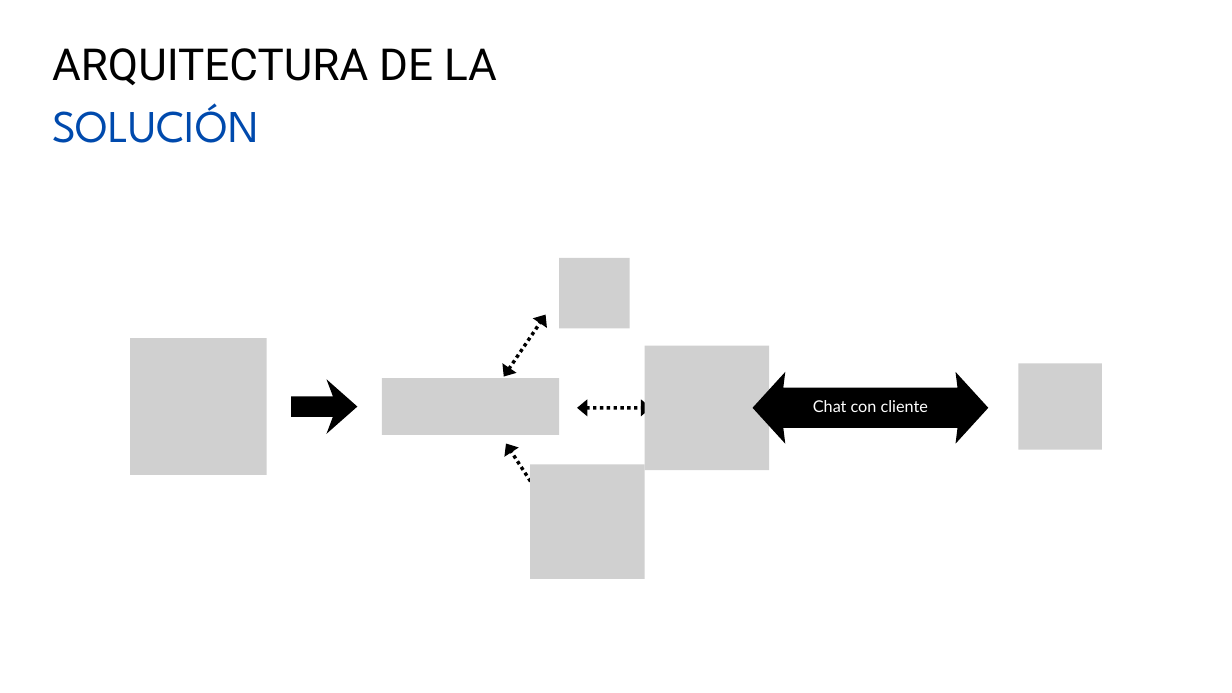
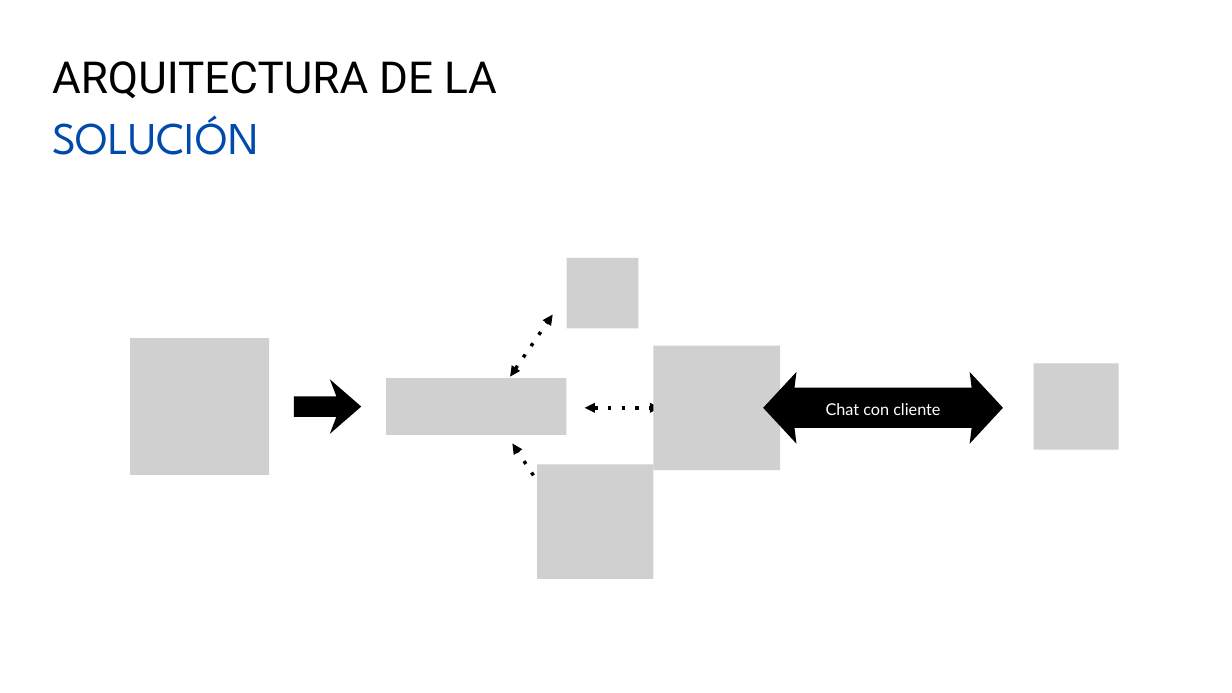
Before and after one commit to DuocZorx/Proyecto-Capstone, a slide deck: slide 8 of Fase 2/Evidencias Proyecto/Proyecto APT.pptx. Drawn at 1232x693 pixels with LibreOffice and Linux fonts; fonts in the diff are those of the drawing; grey boxes stand for pictures; background and template pictures are left out. Boxes give left, top, right and bottom in pixels: in the first picture for what was removed or moved away, otherwise in the second. Text is boxed around its words. In the diff, an @@ line names an element or a change of style, - is before the commit and + after.

```diff
--- a/Fase 2/Evidencias Proyecto/Proyecto APT.pptx
+++ b/Fase 2/Evidencias Proyecto/Proyecto APT.pptx
@@ text "ARQUITECTURA DE LA" at (52, 61, 497, 98): line spacing 72.1pt to 1.4 @@
@@ text "SOLUCIÓN" at (52, 115, 258, 155): line spacing 74.3pt to 1.4 @@
@@ picture at (130, 338, 269, 475): outline redrawn @@
@@ freeform shape at (294, 379, 361, 434): outline redrawn @@
@@ picture: place and size @@
-picture at (382, 378, 559, 435)
+picture at (386, 378, 567, 435)
@@ freeform shape: place and size @@
-freeform shape at (753, 372, 989, 444)
+freeform shape at (763, 372, 1003, 444)
@@ text "Chat con cliente": place and size @@
-text "Chat con cliente" at (813, 400, 928, 412)
+text "Chat con cliente" at (826, 403, 940, 415)
@@ text "Chat con cliente" at (826, 403, 940, 415): line spacing 26.6pt to 1.4 @@
@@ picture: place and size @@
-picture at (1018, 363, 1101, 450)
+picture at (1034, 363, 1119, 450)
@@ 2 pictures, 1 double arrow: place and size @@
-2 pictures, 1 double arrow at (559, 258, 769, 470)
+2 pictures, 1 double arrow at (567, 258, 780, 470)
@@ 2 double arrows, 1 picture: place and size @@
-2 double arrows, 1 picture at (504, 315, 645, 579)
+2 double arrows, 1 picture at (510, 315, 654, 579)
```
Also in this commit, not shown: 11 other slides changed.
